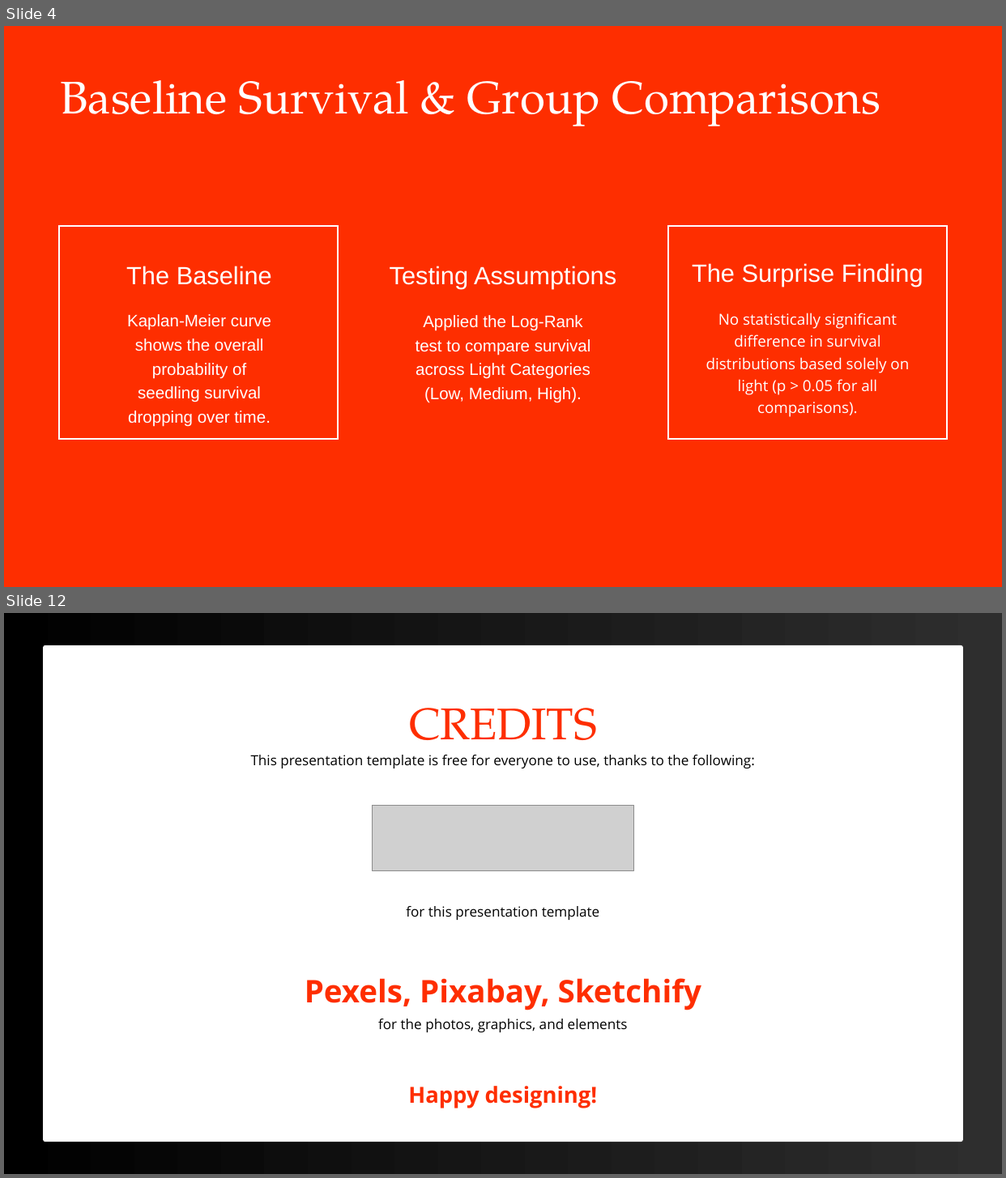
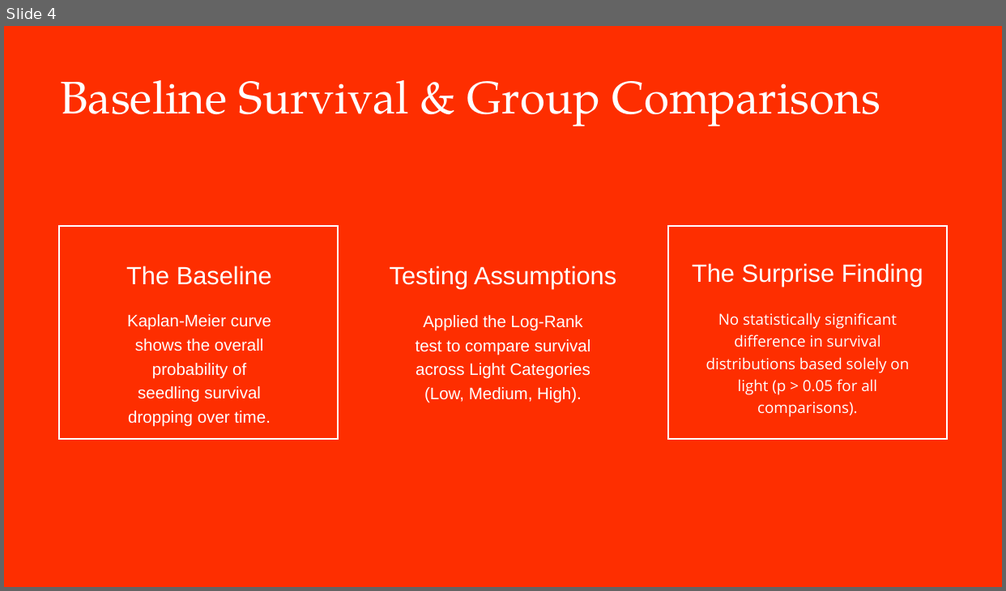
Before and after one commit to liskajiri/appr_lifelines, a slide deck: APPR_PRESENTATION.pptx. Shown one above the other, each under a label of ours: slides 4 and 12 before the commit, slide 4 after it; the slides between them are not shown. The pictures are 1006x1178 and 1006x591 pixels, drawn with LibreOffice and Linux fonts; fonts in the diff are those of the drawing; grey boxes stand for pictures. Boxes give left, top, right and bottom in pixels: in the first picture for what was removed or moved away, otherwise in the second. Text is boxed around its words. In the diff, an @@ line names an element or a change of style, - is before the commit and + after.

```diff
--- a/APPR_PRESENTATION.pptx
+++ b/APPR_PRESENTATION.pptx
@@ slide 12 removed at (x1=4, y1=613, x2=1002, y2=1174), background gradient #000000 to #2E2E2E @@
@@ freeform shape removed at (x1=43, y1=645, x2=963, y2=1142) @@
@@ text removed at (x1=409, y1=708, x2=597, y2=756) @@
-CREDITS
@@ text removed at (x1=251, y1=755, x2=755, y2=769) @@
-  This presentation template is free for everyone to use, thanks to the following:
@@ picture removed at (x1=373, y1=806, x2=634, y2=871) @@
@@ text removed at (x1=406, y1=906, x2=600, y2=920) @@
-  for this presentation template
@@ text removed at (x1=305, y1=978, x2=701, y2=1011) @@
-Pexels, Pixabay, Sketchify
@@ text removed at (x1=378, y1=1019, x2=628, y2=1033) @@
-  for the photos, graphics, and elements
@@ text removed at (x1=408, y1=1086, x2=598, y2=1109) @@
-  Happy designing!
```
Also in this commit, not shown: 2 slides changed, 4 slides added, 6 other slides removed, 1 other file.
